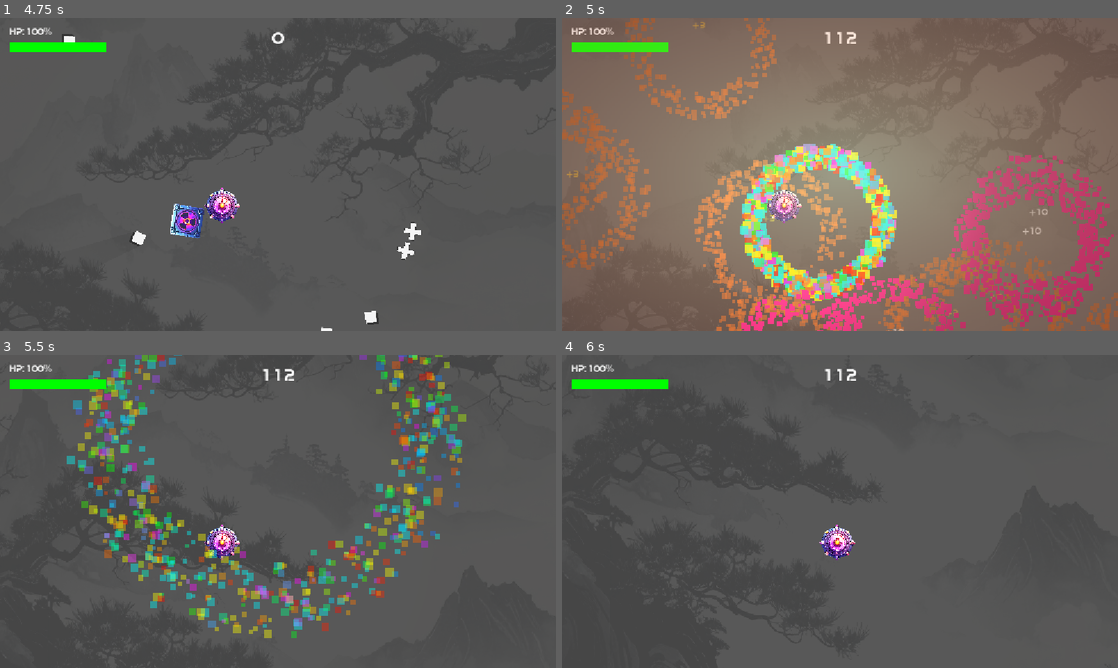
Above: before the commit, frames 1-4 (two rows, left to right).
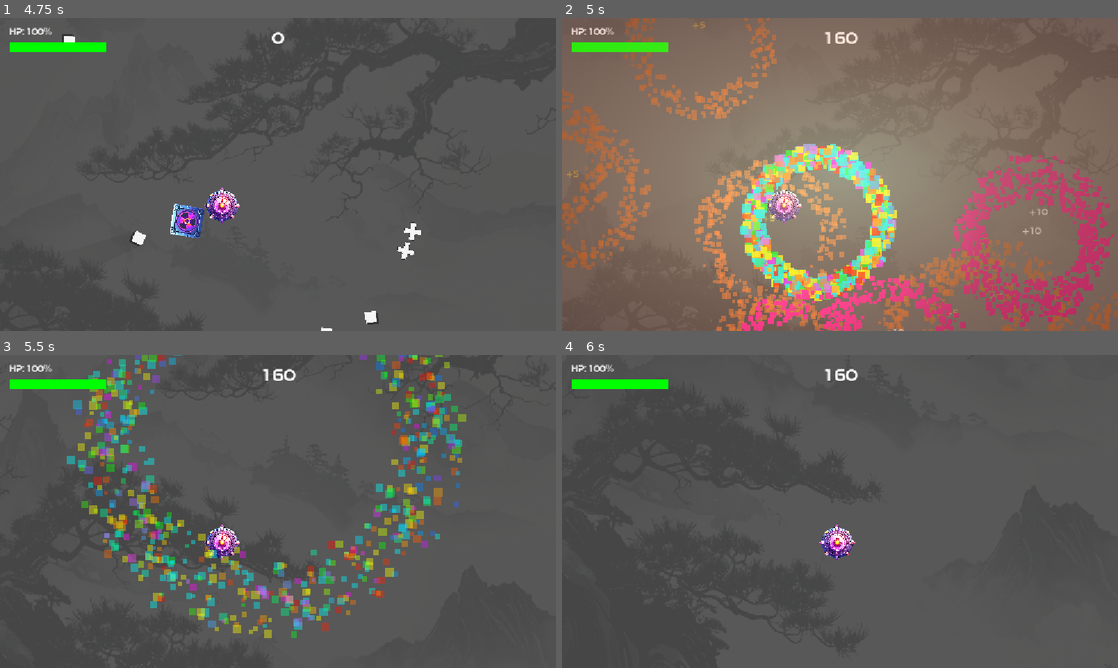
Above: after the commit, the same moments.

Repository: howardkam/Blockade
Game: Godot game, scene res://world_2.tscn
The game is run twice, just before and just after one commit, with the same random seed, the same clock (stepped at 60 frames per second) and the same inputs. This scene is started directly instead of the project's main scene. Sound files missing from this copy of the repository are replaced by a short silence.
Inputs:
- Up to frame 1 (4.75 s): tap Enter (start) at 0.5 s; hold D (right) 0.53-1.28 s; hold Enter (start) 0.53-1.28 s; hold S (down) 1.28-2.03 s; tap Keypad Enter at 1.35, 2.85, 4.35 s; hold D (right) 2.03-2.78 s; hold Enter (start) 2.03-2.78 s; hold I (shootup) 2.78-3.53 s; hold Enter (start) 3.53-4.28 s; hold A (left) from 3.53 s (still down)
- Up to frame 2 (5 s): keep holding A (left)
- Up to frame 3 (5.5 s): release A (left) at 5.03 s; hold S (down) from 5.03 s (still down); hold Enter (start) from 5.03 s (still down)
- Up to frame 4 (6 s): release S (down) at 5.78 s; release Enter (start) at 5.78 s; hold D (right) from 5.78 s (still down); tap Keypad Enter at 5.85 s

Frame 1 is identical in both runs. In frame 2, 0.1% of the frame differs, in the area x 2-72%, y 1-95%; in frame 3, 0.1%; in frame 4, 0.1%.

Commit message:
Enemy modifiers

Diff:
--- a/enemy_diamond.gd
+++ b/enemy_diamond.gd
@@ -4,7 +4,7 @@
 @export var move_speed: float = 175.0
 @export var turn_speed: float = 2 # Turning rate in radians per second (~200°/sec)
 @export var max_health: int = 1
-@export var pointvalue: int = 3
+@export var pointvalue: int = 5
 
 @onready var explosionsound = $explosion
 const WORLD_LIMIT_MIN = -3000.0
--- a/missile.tscn
+++ b/missile.tscn
@@ -56,6 +56,7 @@
 texture = ExtResource("2_0uoyr")
 
 [node name="PointLight2D" type="PointLight2D" parent="." unique_id=1808438364]
+visible = false
 color = Color(1, 0.9490196, 0, 1)
 shadow_enabled = true
 texture = SubResource("GradientTexture2D_0uoyr")
--- a/player.gd
+++ b/player.gd
@@ -58,19 +58,30 @@
 	if timer_label:
 		timer_label.hide()
 
+func clear_powerups() -> void:
+	is_missile_active = false
+	missile_time_left = 0.0
+	is_laser_active = false
+	laser_time_left = 0.0
+	is_trident_active = false
+	trident_time_left = 0.0
+
 func activate_missile_powerup(duration: float = 30.0):
+	clear_powerups()
 	is_missile_active = true
 	missile_time_left = duration
 	if timer_label:
 		timer_label.show()
 
 func activate_laser_powerup(duration: float = 20.0):
+	clear_powerups()
 	is_laser_active = true
 	laser_time_left = duration
 	if timer_label:
 		timer_label.show()
 
 func activate_trident_powerup(duration: float = 20.0):
+	clear_powerups()
 	is_trident_active = true
 	trident_time_left = duration
 	if timer_label:
@@ -349,7 +360,7 @@
 
 func show_game_over():
 	var game_over_label = Label.new()
-	game_over_label.text = "GAME OVER\n\nPress START to try again"
+	game_over_label.text = "GAME OVER\n\nPress START to try again\n\nPress ESC to quit"
 	game_over_label.horizontal_alignment = HORIZONTAL_ALIGNMENT_CENTER
 	game_over_label.vertical_alignment = VERTICAL_ALIGNMENT_CENTER
 
